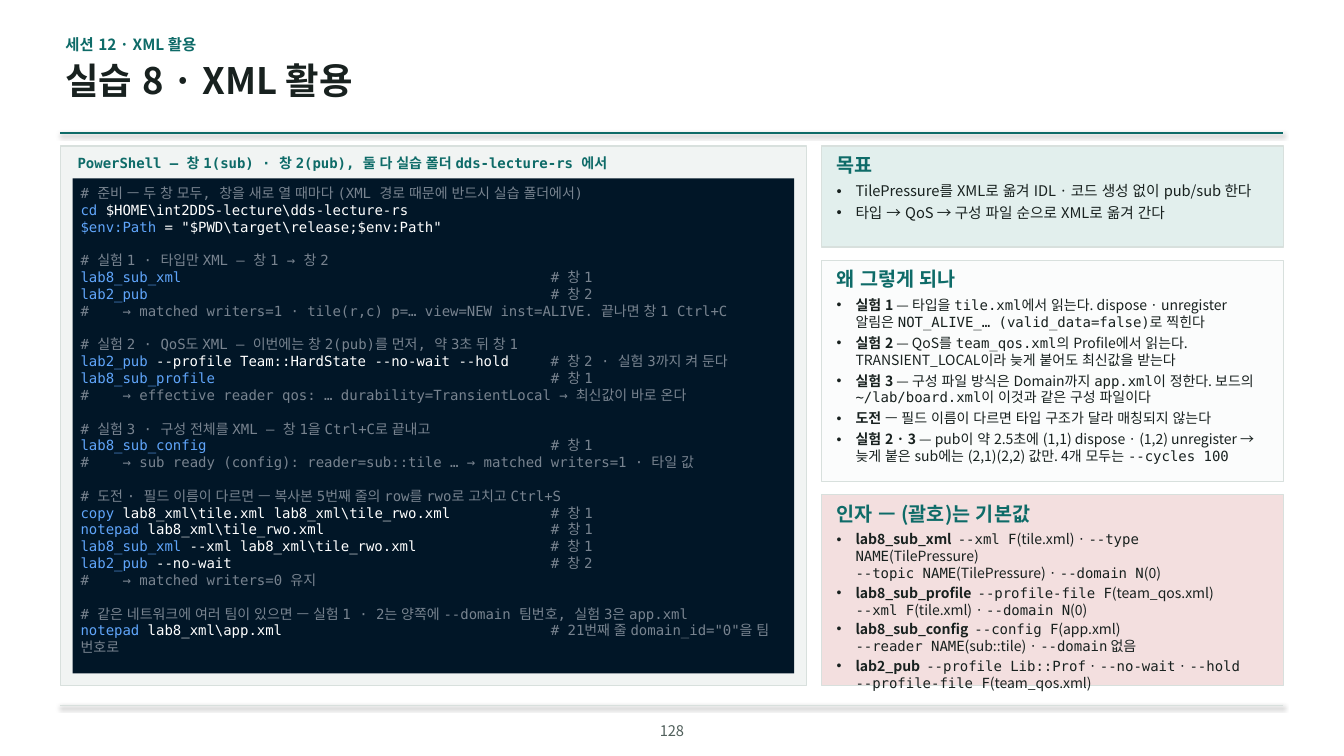
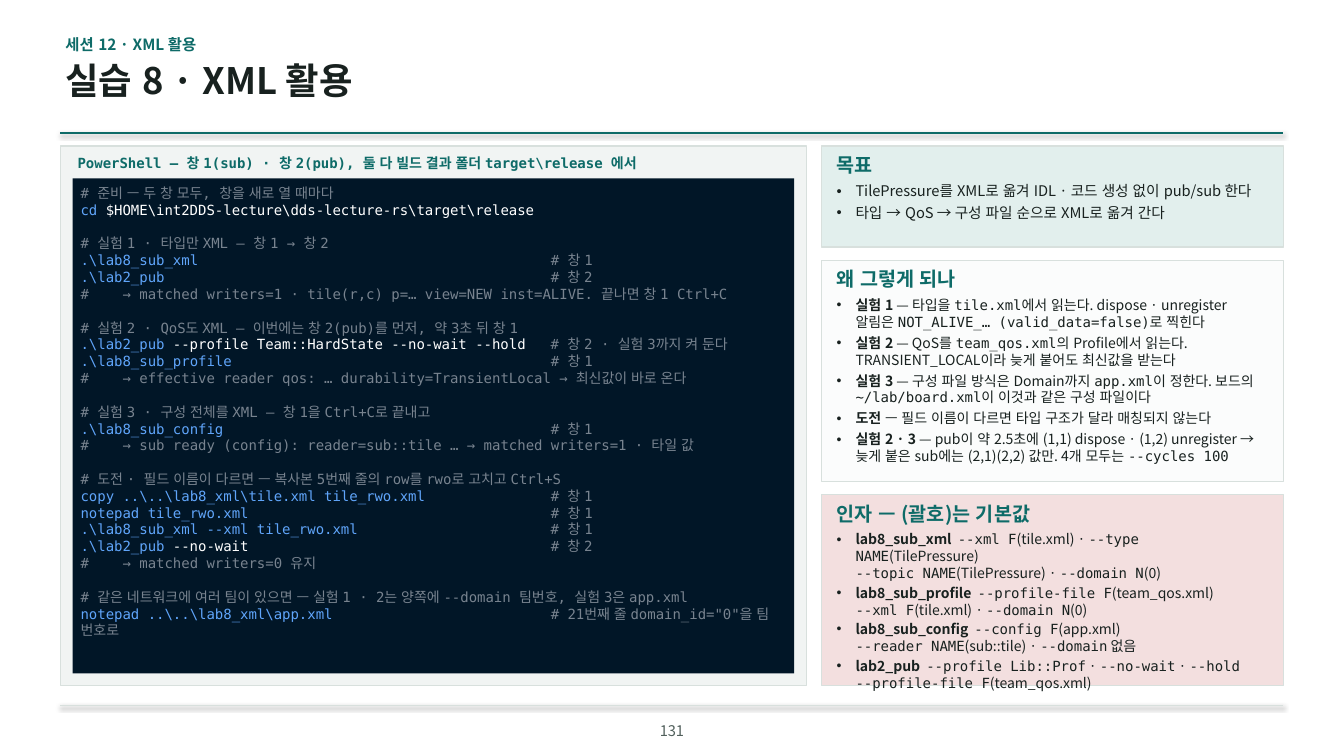
Before and after one commit to IntellectusCorp/int2DDS-lecture, a slide deck: slide 131 of int2dds-lecture-for-beginner.pptx (slide 128 before the commit). Drawn at 1344x756 pixels with LibreOffice and Linux fonts; fonts in the diff are those of the drawing; background and template pictures are left out. Boxes give left, top, right and bottom in pixels: in the first picture for what was removed or moved away, otherwise in the second. Text is boxed around its words. In the diff, an @@ line names an element or a change of style, - is before the commit and + after.

```diff
--- a/int2dds-lecture-for-beginner.pptx
+++ b/int2dds-lecture-for-beginner.pptx
@@ text at (78, 154, 637, 172): text changed @@
-PowerShell — 창 1(sub) · 창 2(pub), 둘 다 실습 폴더 dds-lecture-rs 에서
+PowerShell — 창 1(sub) · 창 2(pub), 둘 다 빌드 결과 폴더 target\release 에서
@@ text in rectangle at (81, 186, 534, 218): text changed @@
-# 준비 — 두 창 모두, 창을 새로 열 때마다 (XML 경로 때문에 반드시 실습 폴더에서)
-cd $HOME\int2DDS-lecture\dds-lecture-rs
-$env:Path = "$PWD\target\release;$env:Path"
+# 준비 — 두 창 모두, 창을 새로 열 때마다
+cd $HOME\int2DDS-lecture\dds-lecture-rs\target\release
@@ text in rectangle at (81, 253, 592, 286): text changed @@
-lab8_sub_xml # 창 1
-lab2_pub # 창 2
+.\lab8_sub_xml # 창 1
+.\lab2_pub # 창 2
@@ text in rectangle at (81, 337, 728, 370): text changed @@
-lab2_pub --profile Team::HardState --no-wait --hold # 창 2 · 실험 3까지 켜 둔다
-lab8_sub_profile # 창 1
+.\lab2_pub --profile Team::HardState --no-wait --hold # 창 2 · 실험 3까지 켜 둔다
+.\lab8_sub_profile # 창 1
@@ text in rectangle at (81, 422, 592, 437): text changed @@
-lab8_sub_config # 창 1
+.\lab8_sub_config # 창 1
@@ text in rectangle at (81, 489, 592, 555): text changed; text colour #FFFFFF to #60A5FA @@
-copy lab8_xml\tile.xml lab8_xml\tile_rwo.xml # 창 1
-notepad lab8_xml\tile_rwo.xml # 창 1
-lab8_sub_xml --xml lab8_xml\tile_rwo.xml # 창 1
-lab2_pub --no-wait # 창 2
+copy ..\..\lab8_xml\tile.xml tile_rwo.xml # 창 1
+notepad tile_rwo.xml # 창 1
+.\lab8_sub_xml --xml tile_rwo.xml # 창 1
+.\lab2_pub --no-wait # 창 2
@@ text in rectangle at (81, 607, 769, 636): text changed; text colour #78838F to #60A5FA @@
-notepad lab8_xml\app.xml # 21번째 줄 domain_id="0"을 팀 번호로
+notepad ..\..\lab8_xml\app.xml # 21번째 줄 domain_id="0"을 팀 번호로
@@ page number at (660, 725, 684, 736): text changed @@
-128
+131
```
Also in this commit, not shown: 16 other slides changed, 3 slides added.
